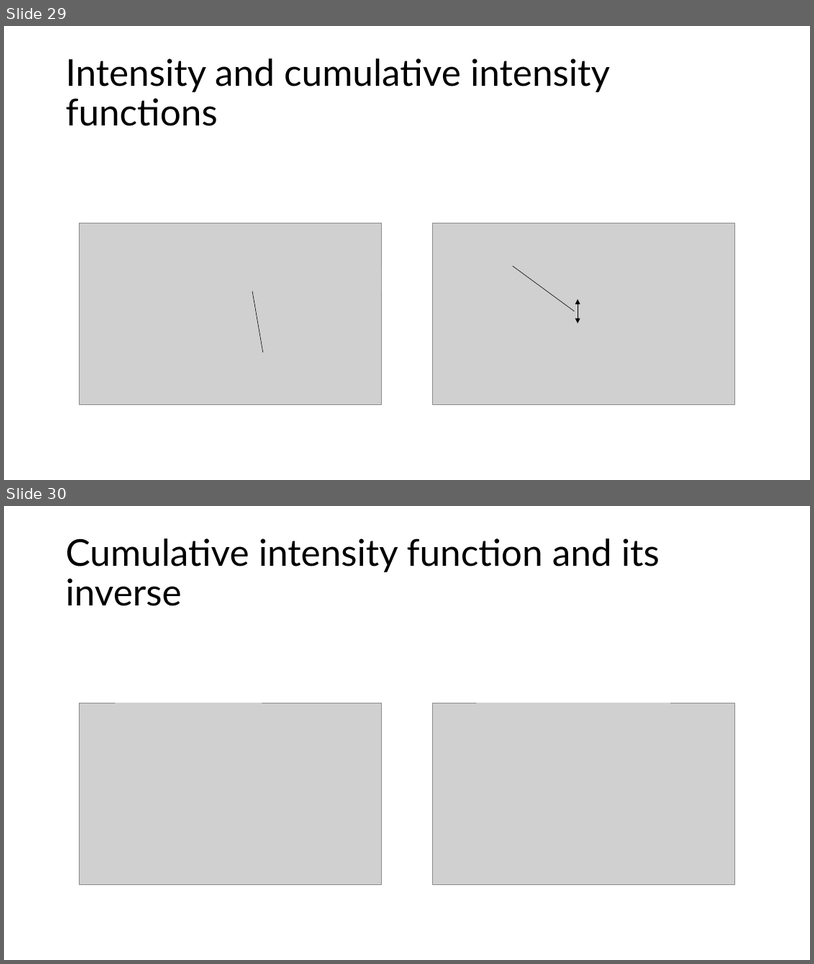
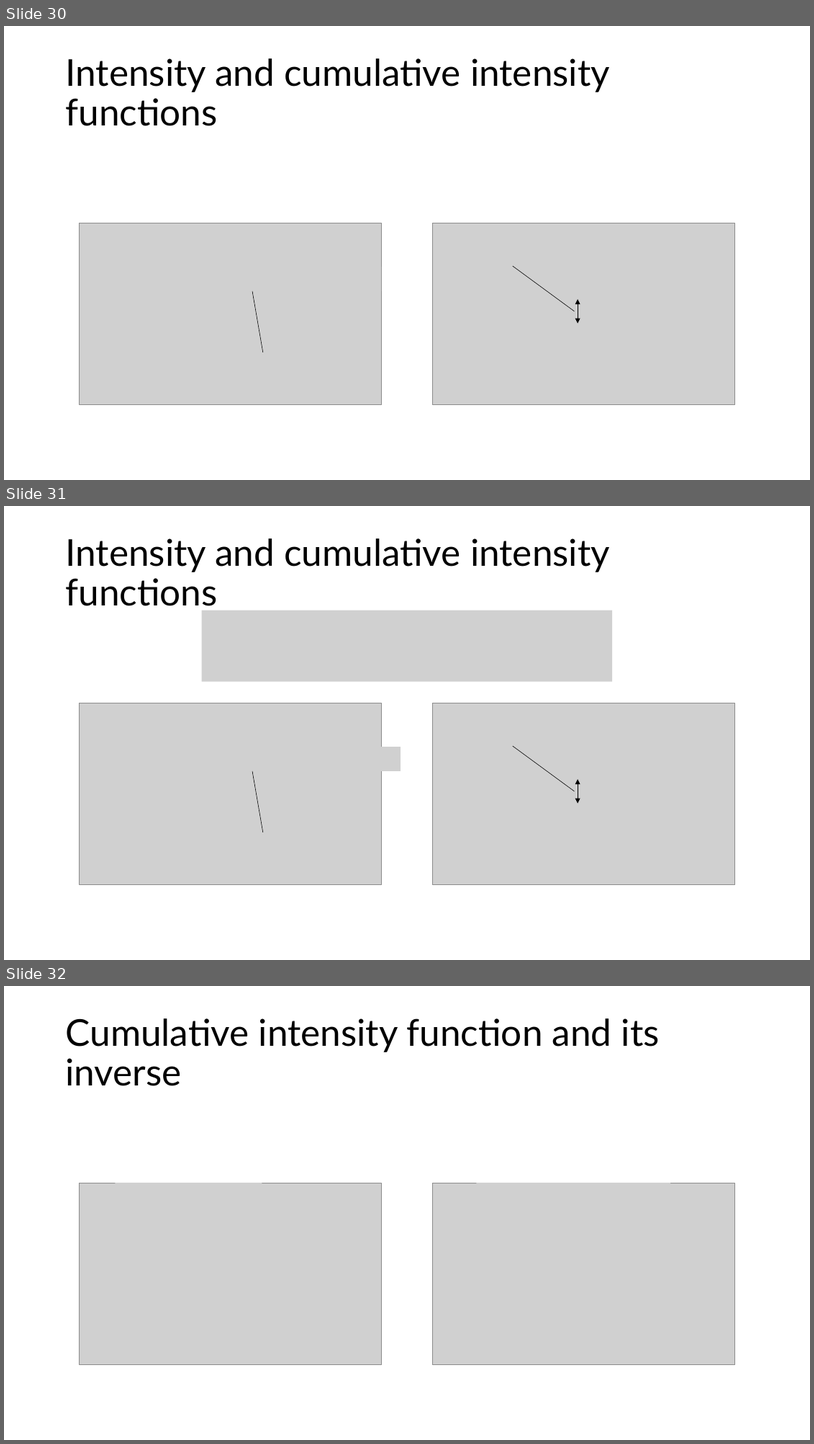
Before and after one commit to ttrikalin/des-R-course, a slide deck: master_files/materials/02_Theory.pptx. Shown one above the other, each under a label of ours: slides 29 and 30 before the commit, slides 30, 31 and 32 after it. The pictures are 814x964 and 814x1444 pixels, drawn with LibreOffice and Linux fonts; fonts in the diff are those of the drawing; grey boxes stand for pictures. Boxes give left, top, right and bottom in pixels: in the first picture for what was removed or moved away, otherwise in the second. Text is boxed around its words. In the diff, an @@ line names an element or a change of style, - is before the commit and + after.

```diff
--- a/master_files/materials/02_Theory.pptx
+++ b/master_files/materials/02_Theory.pptx
@@ slide 31 added at box(4, 506, 810, 960), background #FFFFFF @@
@@ title added at box(66, 538, 610, 613), 44 pt, text #000000 @@
+Intensity and cumulative intensity functions
@@ picture added at box(202, 610, 612, 682) @@
@@ picture added at box(79, 703, 381, 884) @@
@@ picture added at box(432, 703, 735, 884) @@
@@ picture added at box(486, 723, 683, 747) @@
@@ picture added at box(214, 746, 401, 771) @@
@@ line added from (513, 746) to (575, 791), #000000 0.5 pt @@
@@ line added from (252, 771) to (263, 832), #000000 0.5 pt @@
@@ double arrow added from (578, 779) to (578, 803), #000000 0.5 pt @@
@@ what was slide 29 is now slide 30 @@
@@ what was slide 30 is now slide 32 @@
```
Also in this commit, not shown: 3 other slides added, 6 other files.
